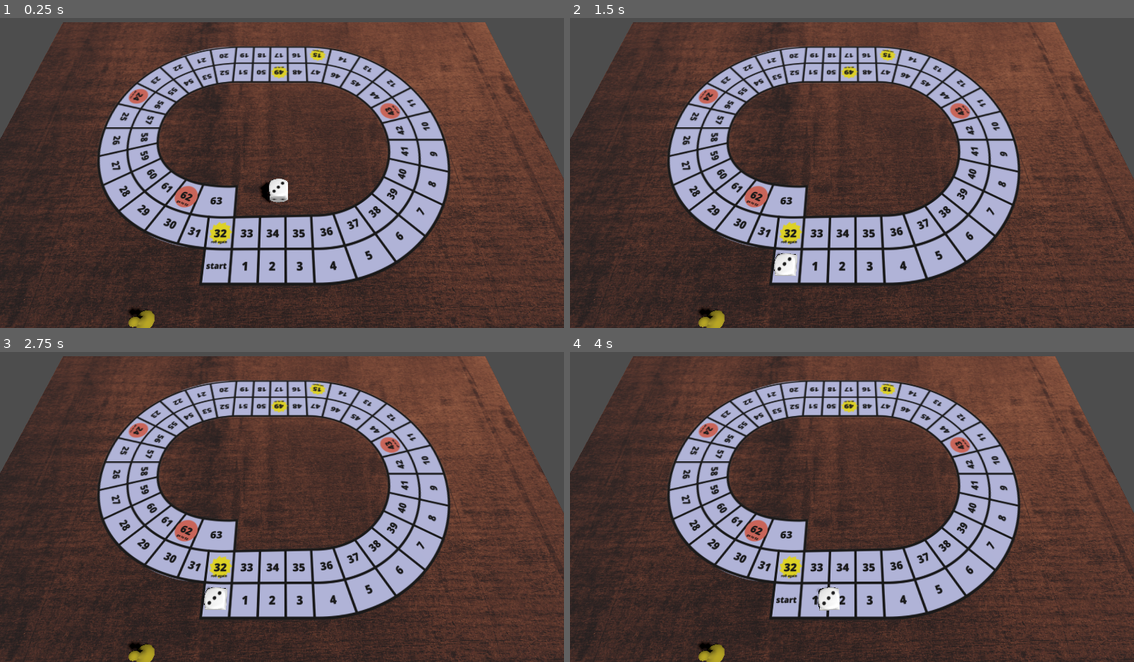
Above: before the commit, frames 1-4 (two rows, left to right).
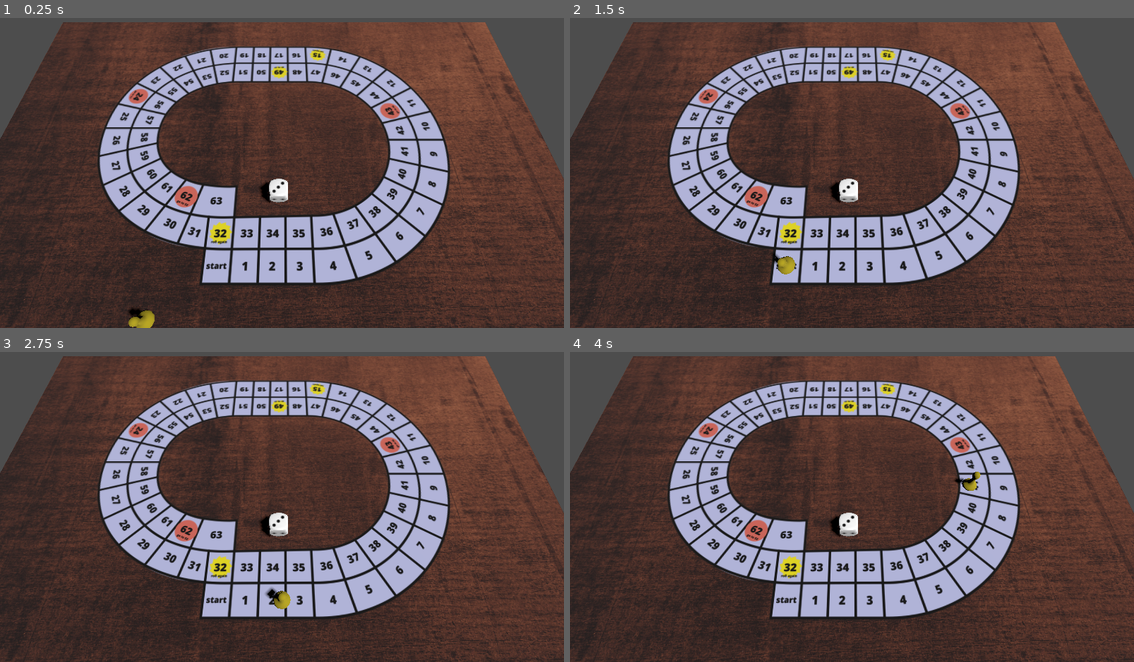
Above: after the commit, the same moments.

Repository: JosePedroDias/godot-game-of-goose
Game: Godot game, scene res://Scenes/play_scene.tscn
The game is run twice, just before and just after one commit, with the same random seed, the same clock (stepped at 60 frames per second) and the same inputs.
Inputs:
- Up to frame 1 (0.25 s): no input
- Up to frame 2 (1.5 s): tap Enter at 0.5 s; tap 1 at 0.6 s; tap 2 at 1.35 s
- Up to frame 3 (2.75 s): tap 1 at 2.1 s
- Up to frame 4 (4 s): tap 2 at 2.85 s; tap 1 at 3.6 s

The runs differ from the first frame. In frame 1, less than 0.1% of the frame differs, in the area x 27-80%, y 9-74%; in frame 2, 0.9%; in frame 3, 1.0%, in the area x 22-80%, y 9-100%; in frame 4, 1.0%.

Commit message:
piece animations working ok

Diff:
--- a/Scenes/cell_positions.tscn
+++ b/Scenes/cell_positions.tscn
@@ -36,8 +36,171 @@
 [node name="p09" type="Marker3D" parent="."]
 transform = Transform3D(0.158266, -0.000589187, 0.987397, -0.000816799, 0.999999, 0.000727618, -0.987396, -0.000921655, 0.158265, 4.73424, 0, 0.459972)
 
+[node name="p10" type="Marker3D" parent="."]
+transform = Transform3D(-0.151567, -0.00084302, 0.988447, -0.000816799, 0.999999, 0.000727618, -0.988447, -0.00069707, -0.151568, 4.72271, 0, -0.514539)
+
+[node name="p11" type="Marker3D" parent="."]
+transform = Transform3D(-0.365588, -0.000975868, 0.930777, -0.000816799, 0.999999, 0.000727618, -0.930777, -0.000494239, -0.365588, 4.46899, 0, -1.42562)
+
+[node name="p12" type="Marker3D" parent="."]
+transform = Transform3D(-0.549413, -0.00105673, 0.83555, -0.000816799, 0.999999, 0.000727618, -0.835551, -0.000282702, -0.549413, 3.97309, 0, -2.25597)
+
+[node name="p13" type="Marker3D" parent="."]
+transform = Transform3D(-0.747563, -0.00109389, 0.66419, -0.000816799, 0.999999, 0.000727618, -0.66419, 1.44292e-06, -0.747564, 3.27536, 0, -2.9364)
+
+[node name="p14" type="Marker3D" parent="."]
+transform = Transform3D(-0.885188, -0.00106153, 0.465232, -0.000816799, 0.999999, 0.000727618, -0.465232, 0.00026409, -0.885189, 2.43348, 0, -3.38041)
+
+[node name="p15" type="Marker3D" parent="."]
+transform = Transform3D(-0.994585, -0.000887987, 0.103925, -0.000816799, 0.999999, 0.000727618, -0.103925, 0.000638802, -0.994585, 1.56853, 0, -3.58223)
+
+[node name="p16" type="Marker3D" parent="."]
+transform = Transform3D(-1, 3.48787e-16, 8.74228e-08, 3.48787e-16, 1, -3.48787e-16, -8.74228e-08, -3.48787e-16, -1, 0.813136, 0, -3.588)
+
+[node name="p17" type="Marker3D" parent="."]
+transform = Transform3D(-1, 3.48787e-16, 8.74228e-08, 3.48787e-16, 1, -3.48787e-16, -8.74228e-08, -3.48787e-16, -1, 0.198271, 0, -3.59731)
+
+[node name="p18" type="Marker3D" parent="."]
+transform = Transform3D(-1, 3.48787e-16, 8.74228e-08, 3.48787e-16, 1, -3.48787e-16, -8.74228e-08, -3.48787e-16, -1, -0.419699, 0, -3.59731)
+
+[node name="p19" type="Marker3D" parent="."]
+transform = Transform3D(-1, 3.48787e-16, 8.74228e-08, 3.48787e-16, 1, -3.48787e-16, -8.74228e-08, -3.48787e-16, -1, -1.03146, 0, -3.59421)
+
+[node name="p20" type="Marker3D" parent="."]
+transform = Transform3D(-0.978433, 2.69218e-16, -0.206563, 3.48787e-16, 1, -3.48787e-16, 0.206563, -4.13311e-16, -0.978434, -1.77675, 0, -3.57557)
+
+[node name="p21" type="Marker3D" parent="."]
+transform = Transform3D(-0.945921, 2.1678e-16, -0.324396, 3.48787e-16, 1, -3.48787e-16, 0.324396, -4.4307e-16, -0.945922, -2.55309, 0, -3.32404)
+
+[node name="p22" type="Marker3D" parent="."]
+transform = Transform3D(-0.850307, 1.13013e-16, -0.526288, 3.48787e-16, 1, -3.48787e-16, 0.526288, -4.80138e-16, -0.850307, -3.30459, 0, -2.98555)
+
+[node name="p23" type="Marker3D" parent="."]
+transform = Transform3D(-0.641008, -4.41308e-17, -0.767535, 3.48787e-16, 1, -3.48787e-16, 0.767534, -4.91281e-16, -0.641008, -3.9443, 0, -2.40174)
+
+[node name="p24" type="Marker3D" parent="."]
+transform = Transform3D(-0.406147, -1.77066e-16, -0.913808, 3.48787e-16, 1, -3.48787e-16, 0.913808, -4.60383e-16, -0.406147, -4.40079, 0, -1.70303)
+
+[node name="p25" type="Marker3D" parent="."]
+transform = Transform3D(-0.134592, -2.98669e-16, -0.990901, 3.48787e-16, 1, -3.48787e-16, 0.990901, -3.92557e-16, -0.134592, -4.62127, 0, -0.898739)
+
+[node name="p26" type="Marker3D" parent="."]
+transform = Transform3D(0.114989, -3.8658e-16, -0.993367, 3.48787e-16, 1, -3.48787e-16, 0.993367, -3.06367e-16, 0.114989, -4.66164, 0, -0.029234)
+
+[node name="p27" type="Marker3D" parent="."]
+transform = Transform3D(0.385149, -4.56214e-16, -0.922855, 3.48787e-16, 1, -3.48787e-16, 0.922854, -1.87545e-16, 0.385149, -4.43495, 0, 0.849588)
+
+[node name="p28" type="Marker3D" parent="."]
+transform = Transform3D(0.67044, -4.92628e-16, -0.741964, 3.48787e-16, 1, -3.48787e-16, 0.741964, -2.49468e-17, 0.67044, -3.99709, 0, 1.63525)
+
+[node name="p29" type="Marker3D" parent="."]
+transform = Transform3D(0.813822, -4.86536e-16, -0.581115, 3.48787e-16, 1, -3.48787e-16, 0.581115, 8.1165e-17, 0.813822, -3.36049, 0, 2.17869)
+
+[node name="p30" type="Marker3D" parent="."]
+transform = Transform3D(0.925488, -4.54911e-16, -0.378778, 3.48787e-16, 1, -3.48787e-16, 0.378778, 1.90685e-16, 0.925488, -2.58104, 0, 2.52649)
+
+[node name="p31" type="Marker3D" parent="."]
+transform = Transform3D(0.982781, -4.07228e-16, -0.184775, 3.48787e-16, 1, -3.48787e-16, 0.184775, 2.78334e-16, 0.982781, -1.91339, 0, 2.74697)
+
+[node name="p32" type="Marker3D" parent="."]
+transform = Transform3D(1, -3.48787e-16, 3.48787e-16, 3.48787e-16, 1, -3.48787e-16, -3.48787e-16, 3.48787e-16, 1, -1.25815, 0, 2.77182)
+
+[node name="p33" type="Marker3D" parent="."]
+transform = Transform3D(1, -3.48787e-16, 3.48787e-16, 3.48787e-16, 1, -3.48787e-16, -3.48787e-16, 3.48787e-16, 1, -0.590495, 0, 2.77182)
+
+[node name="p34" type="Marker3D" parent="."]
+transform = Transform3D(1, -3.48787e-16, 3.48787e-16, 3.48787e-16, 1, -3.48787e-16, -3.48787e-16, 3.48787e-16, 1, 0.0678452, 0, 2.77492)
+
+[node name="p35" type="Marker3D" parent="."]
+transform = Transform3D(1, -3.48787e-16, 3.48787e-16, 3.48787e-16, 1, -3.48787e-16, -3.48787e-16, 3.48787e-16, 1, 0.747922, 0, 2.77492)
+
+[node name="p36" type="Marker3D" parent="."]
+transform = Transform3D(0.988905, -2.93104e-16, 0.148552, 3.48787e-16, 1, -3.48787e-16, -0.148552, 3.9673e-16, 0.988905, 1.43732, 0, 2.74697)
+
+[node name="p37" type="Marker3D" parent="."]
+transform = Transform3D(0.904961, -1.67231e-16, 0.425495, 3.48787e-16, 1, -3.48787e-16, -0.425495, 4.64046e-16, 0.904961, 2.15776, 0, 2.53581)
+
+[node name="p38" type="Marker3D" parent="."]
+transform = Transform3D(0.786062, -5.85663e-17, 0.618148, 3.48787e-16, 1, -3.48787e-16, -0.618148, 4.8977e-16, 0.786062, 2.76021, 0, 2.19732)
+
+[node name="p39" type="Marker3D" parent="."]
+transform = Transform3D(0.582648, 8.02477e-17, 0.812725, 3.48787e-16, 1, -3.48787e-16, -0.812725, 4.86688e-16, 0.582648, 3.30675, 0, 1.71599)
+
+[node name="p40" type="Marker3D" parent="."]
+transform = Transform3D(0.396155, 1.82077e-16, 0.918184, 3.48787e-16, 1, -3.48787e-16, -0.918184, 4.58424e-16, 0.396155, 3.69182, 0, 1.0887)
+
+[node name="p41" type="Marker3D" parent="."]
+transform = Transform3D(0.0829299, 3.18661e-16, 0.996556, 3.48787e-16, 1, -3.48787e-16, -0.996555, 3.7651e-16, 0.08293, 3.9092, 0, 0.346516)
+
+[node name="p42" type="Marker3D" parent="."]
+transform = Transform3D(-0.146549, 3.96136e-16, 0.989204, 3.48787e-16, 1, -3.48787e-16, -0.989203, 2.93907e-16, -0.146549, 3.9092, 0, -0.392563)
+
+[node name="p43" type="Marker3D" parent="."]
+transform = Transform3D(-0.346494, 4.48033e-16, 0.938052, 3.48787e-16, 1, -3.48787e-16, -0.938052, 2.06328e-16, -0.346494, 3.71666, 0, -1.11301)
+
+[node name="p44" type="Marker3D" parent="."]
+transform = Transform3D(-0.563858, 4.84719e-16, 0.825872, 3.48787e-16, 1, -3.48787e-16, -0.825872, 9.13872e-17, -0.563858, 3.34402, 0, -1.76514)
+
+[node name="p45" type="Marker3D" parent="."]
+transform = Transform3D(-0.793736, 4.88999e-16, 0.608263, 3.48787e-16, 1, -3.48787e-16, -0.608263, -6.46905e-17, -0.793736, 2.76952, 0, -2.27132)
+
+[node name="p46" type="Marker3D" parent="."]
+transform = Transform3D(-0.923993, 4.55656e-16, 0.382409, 3.48787e-16, 1, -3.48787e-16, -0.382409, -1.88897e-16, -0.923993, 2.1205, 0, -2.61601)
+
+[node name="p47" type="Marker3D" parent="."]
+transform = Transform3D(-0.993554, 3.86077e-16, 0.113359, 3.48787e-16, 1, -3.48787e-16, -0.113359, -3.07e-16, -0.993554, 1.45284, 0, -2.7837)
+
+[node name="p48" type="Marker3D" parent="."]
+transform = Transform3D(-1, 3.48787e-16, -8.74228e-08, 3.48787e-16, 1, -3.48787e-16, 8.74228e-08, -3.48787e-16, -1, 0.822451, 0, -2.79923)
+
+[node name="p49" type="Marker3D" parent="."]
+transform = Transform3D(-1, 3.48787e-16, -8.74228e-08, 3.48787e-16, 1, -3.48787e-16, 8.74228e-08, -3.48787e-16, -1, 0.204482, 0, -2.77439)
+
+[node name="p50" type="Marker3D" parent="."]
+transform = Transform3D(-1, 3.48787e-16, -8.74228e-08, 3.48787e-16, 1, -3.48787e-16, 8.74228e-08, -3.48787e-16, -1, -0.407278, 0, -2.76818)
+
+[node name="p51" type="Marker3D" parent="."]
+transform = Transform3D(-1, 3.48787e-16, -8.74228e-08, 3.48787e-16, 1, -3.48787e-16, 8.74228e-08, -3.48787e-16, -1, -1.04077, 0, -2.7837)
+
+[node name="p52" type="Marker3D" parent="."]
+transform = Transform3D(-0.990529, 2.97593e-16, -0.137306, 3.48787e-16, 1, -3.48787e-16, 0.137306, -3.93374e-16, -0.990529, -1.65253, 0, -2.75575)
+
+[node name="p53" type="Marker3D" parent="."]
+transform = Transform3D(-0.931558, 1.98099e-16, -0.363593, 3.48787e-16, 1, -3.48787e-16, 0.363593, -4.51732e-16, -0.931558, -2.24877, 0, -2.56012)
+
+[node name="p54" type="Marker3D" parent="."]
+transform = Transform3D(-0.78263, 5.58556e-17, -0.622487, 3.48787e-16, 1, -3.48787e-16, 0.622487, -4.90086e-16, -0.78263, -2.83258, 0, -2.32721)
+
+[node name="p55" type="Marker3D" parent="."]
+transform = Transform3D(-0.606585, -6.57231e-17, -0.795018, 3.48787e-16, 1, -3.48787e-16, 0.795018, -4.88861e-16, -0.606585, -3.30459, 0, -1.93594)
+
+[node name="p56" type="Marker3D" parent="."]
+transform = Transform3D(-0.432023, -1.63874e-16, -0.901863, 3.48787e-16, 1, -3.48787e-16, 0.901863, -4.65242e-16, -0.432023, -3.64929, 0, -1.38318)
+
+[node name="p57" type="Marker3D" parent="."]
+transform = Transform3D(-0.138551, -2.97098e-16, -0.990355, 3.48787e-16, 1, -3.48787e-16, 0.990355, -3.93748e-16, -0.138551, -3.82009, 0, -0.771419)
+
+[node name="p58" type="Marker3D" parent="."]
+transform = Transform3D(0.131928, -3.91753e-16, -0.991259, 3.48787e-16, 1, -3.48787e-16, 0.991259, -2.99724e-16, 0.131928, -3.85114, 0, -0.131712)
+
+[node name="p59" type="Marker3D" parent="."]
+transform = Transform3D(0.344496, -4.47592e-16, -0.938788, 3.48787e-16, 1, -3.48787e-16, 0.938788, -2.07281e-16, 0.344496, -3.68966, 0, 0.501785)
+
+[node name="p60" type="Marker3D" parent="."]
+transform = Transform3D(0.652165, -4.91874e-16, -0.758077, 3.48787e-16, 1, -3.48787e-16, 0.758077, -3.6941e-17, 0.652165, -3.34186, 0, 1.0887)
+
+[node name="p61" type="Marker3D" parent="."]
+transform = Transform3D(0.841747, -4.81891e-16, -0.539873, 3.48787e-16, 1, -3.48787e-16, 0.539873, 1.0529e-16, 0.841747, -2.8481, 0, 1.52966)
+
+[node name="p62" type="Marker3D" parent="."]
+transform = Transform3D(0.889432, -4.69641e-16, -0.457067, 3.48787e-16, 1, -3.48787e-16, 0.457067, 1.50803e-16, 0.889432, -2.28293, 0, 1.79983)
+
+[node name="p63" type="Marker3D" parent="."]
+transform = Transform3D(0.999009, -3.63965e-16, -0.0445084, 3.48787e-16, 1, -3.48787e-16, 0.0445084, 3.32917e-16, 0.999009, -1.47242, 0, 1.90542)
+
 [node name="board" type="Sprite3D" parent="."]
 transform = Transform3D(-4.37114e-08, 1, 4.37114e-08, -1.5246e-23, -4.37114e-08, 1, 1, 4.37114e-08, 1.91069e-15, 0, 0, 0)
+visible = false
 pixel_size = 0.005
 shaded = true
 texture = ExtResource("1_ncil4")
--- a/Scripts/cell_positions.gd
+++ b/Scripts/cell_positions.gd
@@ -6,7 +6,7 @@
 
 signal animation_finished
 
-var anim_duration = 0.7
+var anim_duration = 0.4 #0.7
 
 func _ready():
 	var children = get_children()
--- a/Scripts/play_scene.gd
+++ b/Scripts/play_scene.gd
@@ -1,7 +1,7 @@
 extends Node3D
 
 @onready var cp: CellPositions = $CellPositions #get_node("CellPositions")
-@onready var piece: MeshInstance3D = $die# $piece
+@onready var piece: MeshInstance3D = $piece # $die
 
 var current_cell_no: int = -1
 const last_cell_no: int = 63
--- a/project.godot
+++ b/project.godot
@@ -15,6 +15,10 @@
 config/features=PackedStringArray("4.2", "Forward Plus")
 config/icon="res://icon.svg"
 
+[display]
+
+window/size/mode=4
+
 [filesystem]
 
 import/fbx/enabled=false
